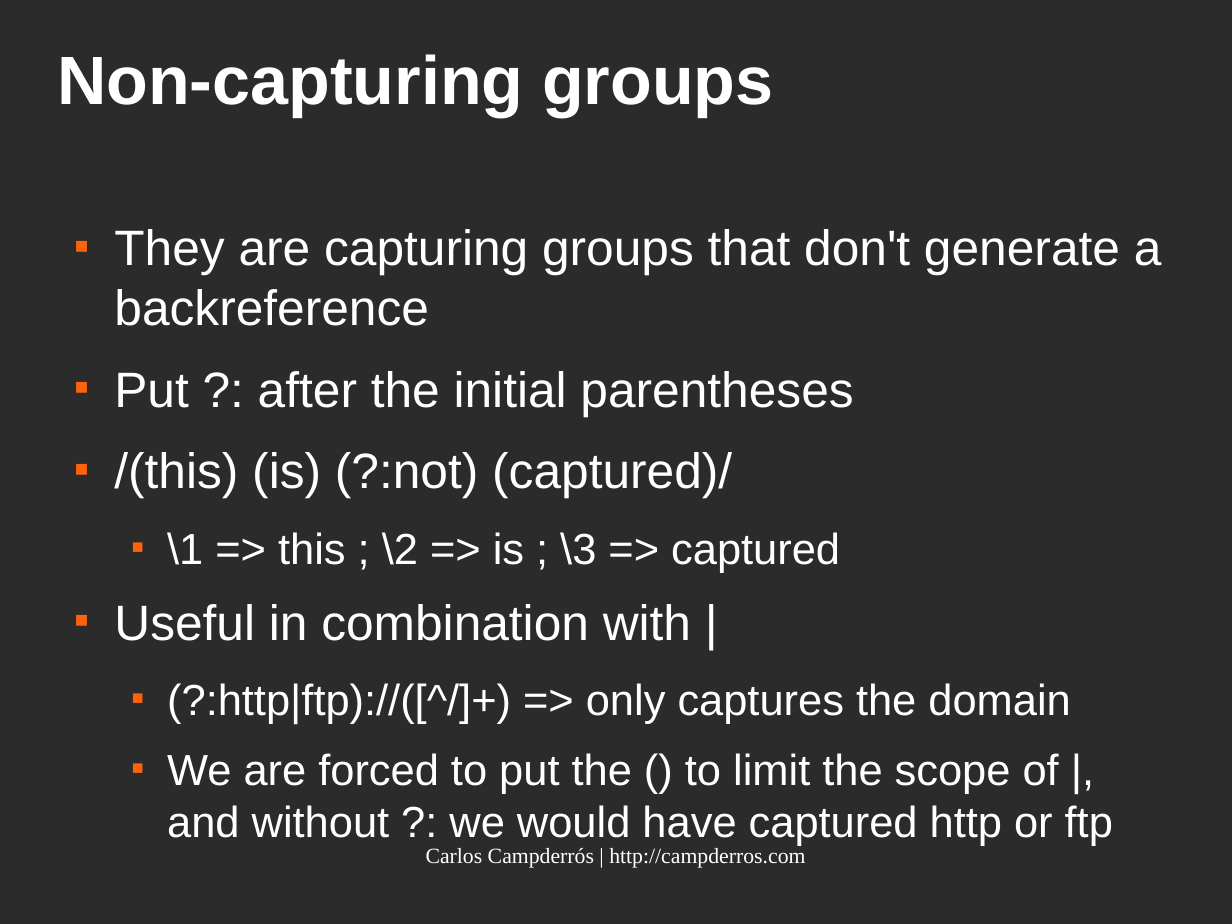
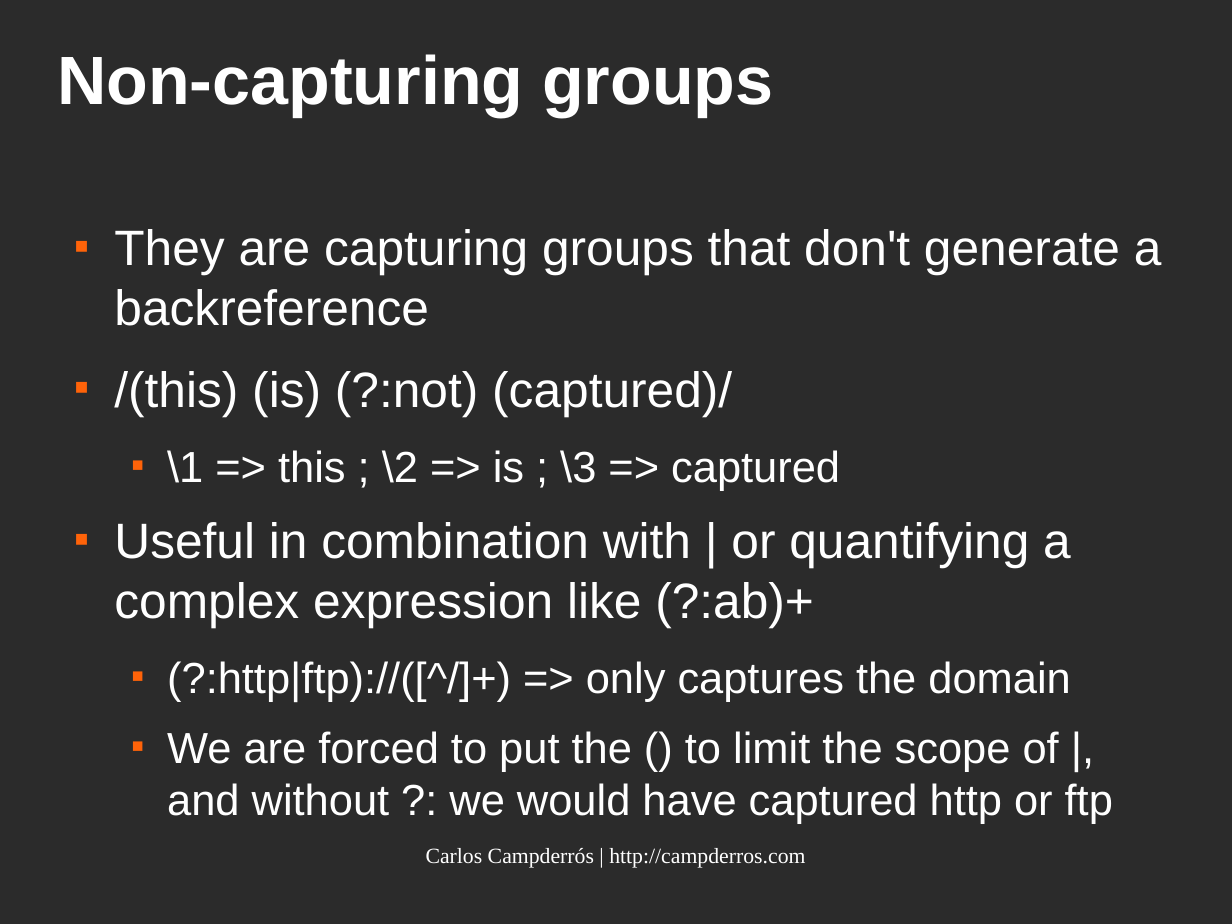
Before and after one commit to kampde/phpRegexTest, a slide deck: slide 24 of regular_expressions.odp. Drawn at 1232x924 pixels with LibreOffice and Linux fonts; fonts in the diff are those of the drawing; background and template pictures are left out; a plain dark background stands for a picture behind light text. Boxes give left, top, right and bottom in pixels: in the first picture for what was removed or moved away, otherwise in the second. Text is boxed around its words. In the diff, an @@ line names an element or a change of style, - is before the commit and + after.

```diff
--- a/regular_expressions.odp
+++ b/regular_expressions.odp
@@ text at bbox=[114, 371, 853, 416]: paragraph removed @@
-■ Put ?: after the initial parentheses
@@ text at bbox=[114, 522, 1071, 627]: text changed @@
-■ Useful in combination with |
+■ Useful in combination with | or quantifying a complex expression like (?:ab)+
```
